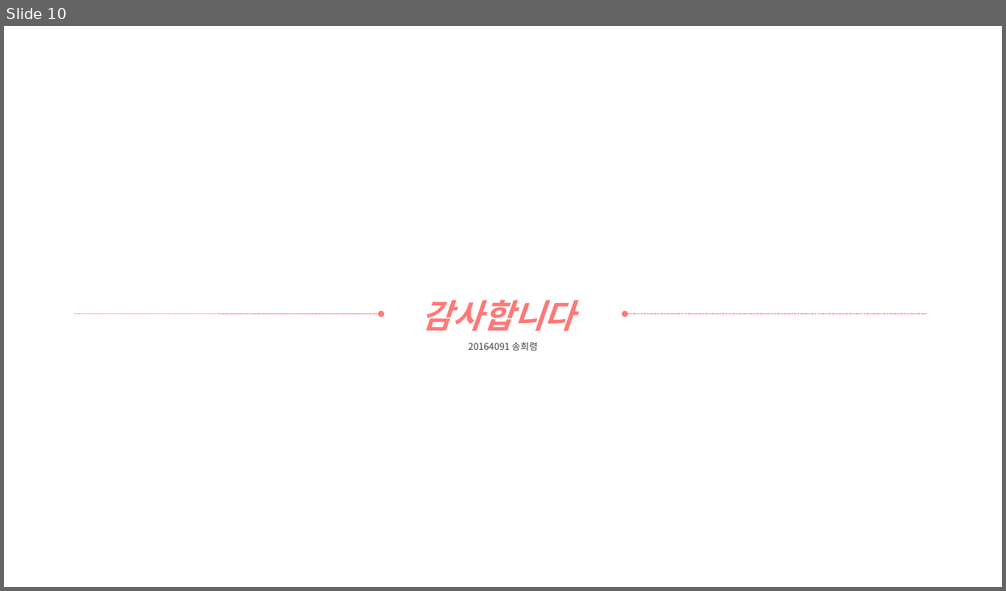
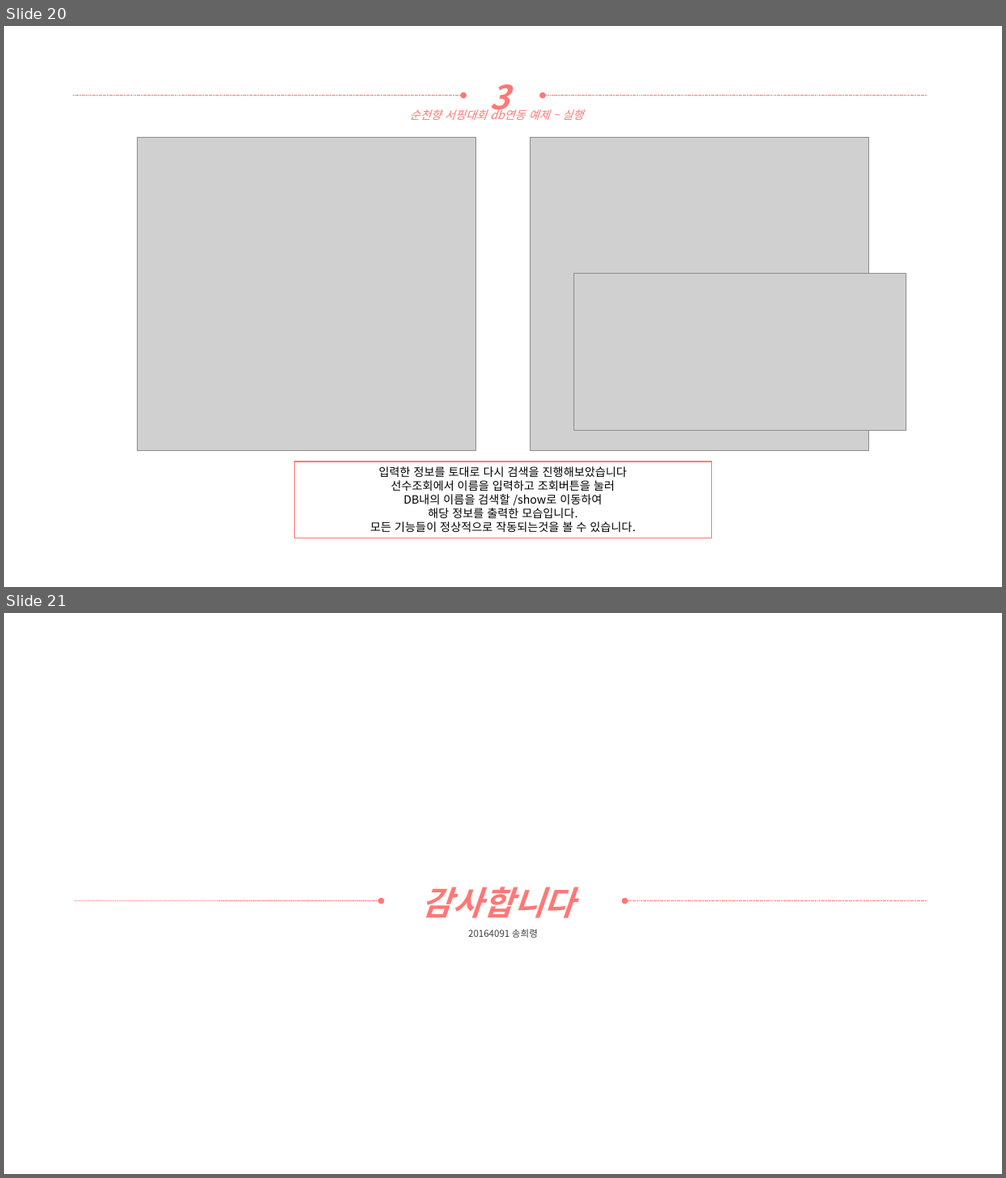
Before and after one commit to yooatom2200/Programing_Base_2, a slide deck: 6장/20164091-송희령-6주차 과제.pptx. Shown one above the other, each under a label of ours: slide 10 before the commit, slides 20 and 21 after it. The pictures are 1006x591 and 1006x1178 pixels, drawn with LibreOffice and Linux fonts; fonts in the diff are those of the drawing; grey boxes stand for pictures. Boxes give left, top, right and bottom in pixels: in the first picture for what was removed or moved away, otherwise in the second. Text is boxed around its words. In the diff, an @@ line names an element or a change of style, - is before the commit and + after.

```diff
--- a/6장/20164091-송희령-6주차 과제.pptx
+++ b/6장/20164091-송희령-6주차 과제.pptx
@@ slide 20 added at bbox=[4, 26, 1002, 587], background #FFFFFF @@
@@ arrow added from (73, 96) to (463, 96), #FF7876 0.5 pt dashed @@
@@ text added at bbox=[490, 84, 509, 118], 32 pt, text #FF7876, bold, italic @@
+3
@@ arrow added from (927, 96) to (543, 96), #FF7876 0.5 pt dashed @@
@@ text added at bbox=[410, 108, 583, 120], 11 pt, text #FF7876, italic @@
+순천향 서핑대회 db연동 예제 – 실행
@@ picture added at bbox=[138, 137, 475, 450] @@
@@ picture added at bbox=[530, 137, 868, 450] @@
@@ picture added at bbox=[573, 273, 906, 431] @@
@@ rectangle added at bbox=[295, 462, 712, 539], outline #FF7876 1 pt, 11 pt, text #000000 @@
+입력한 정보를 토대로 다시 검색을 진행해보았습니다
+선수조회에서 이름을 입력하고 조회버튼을 눌러
+DB내의 이름을 검색할 /show로 이동하여
+해당 정보를 출력한 모습입니다.
+모든 기능들이 정상적으로 작동되는것을 볼 수 있습니다.
@@ what was slide 10 is now slide 21 @@
```
Also in this commit, not shown: 10 other slides added, 7 other files.
